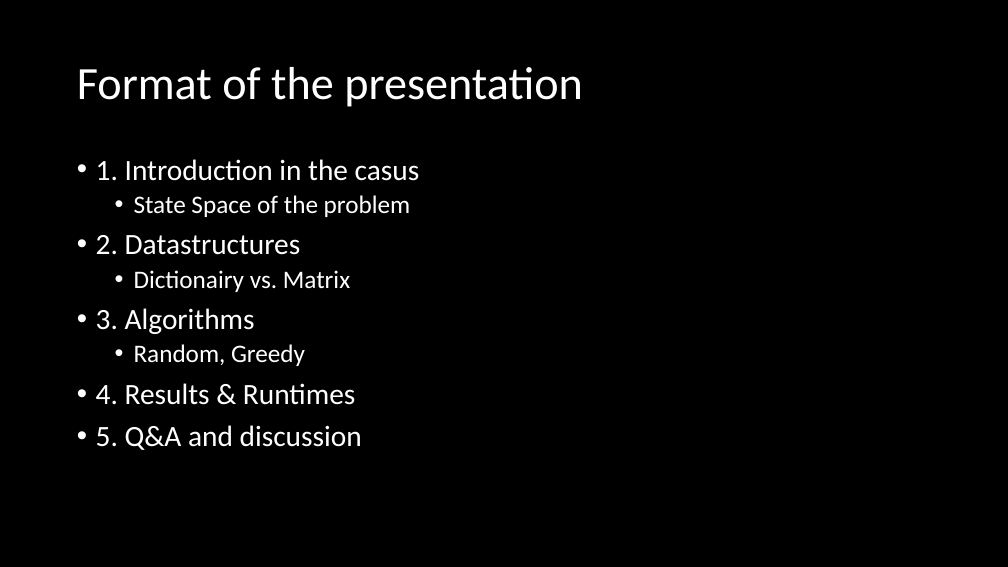
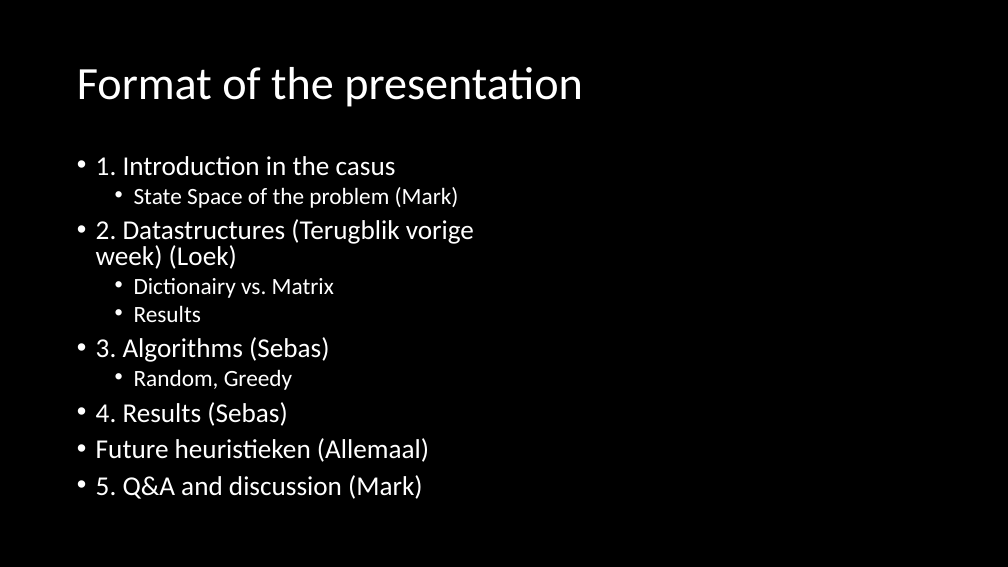
Before and after one commit to Loek21/Protein-Pow-d-er, a slide deck: slide 2 of Documentation/PPP, Week 2, Meeting 1.pptx. Drawn at 1008x567 pixels with LibreOffice and Linux fonts; fonts in the diff are those of the drawing. Boxes give left, top, right and bottom in pixels: in the first picture for what was removed or moved away, otherwise in the second. Text is boxed around its words. In the diff, an @@ line names an element or a change of style, - is before the commit and + after.

Commit message:
PPP Week 2, Meeting 1 updated with slide division

```diff
--- a/Documentation/PPP, Week 2, Meeting 1.pptx
+++ b/Documentation/PPP, Week 2, Meeting 1.pptx
@@ text at [96, 156, 396, 390]: size 28 to 25.9 pt in "1. Introduction in the casus"; size 24 to 22.2 pt in "Dictionairy vs. Matrix", "Random, Greedy"; line spacing 0.9 to 0.8 @@
@@ text at [96, 187, 474, 269]: text changed; size 24 to 25.9 pt @@
-  • State Space of the problem
-• 2. Datastructures
+  • State Space of the problem (Mark)
+• 2. Datastructures (Terugblik vorige week) (Loek)
@@ text at [96, 305, 329, 362]: text changed; size 28 to 25.9 pt @@
-• 3. Algorithms
+  • Results
+• 3. Algorithms (Sebas)
@@ text at [96, 402, 429, 499]: text changed; size 28 to 25.9 pt @@
-• 4. Results & Runtimes
-• 5. Q&A and discussion
+• 4. Results (Sebas)
+• Future heuristieken (Allemaal)
+• 5. Q&A and discussion (Mark)
```
Also in this commit, not shown: 1 slide added.
